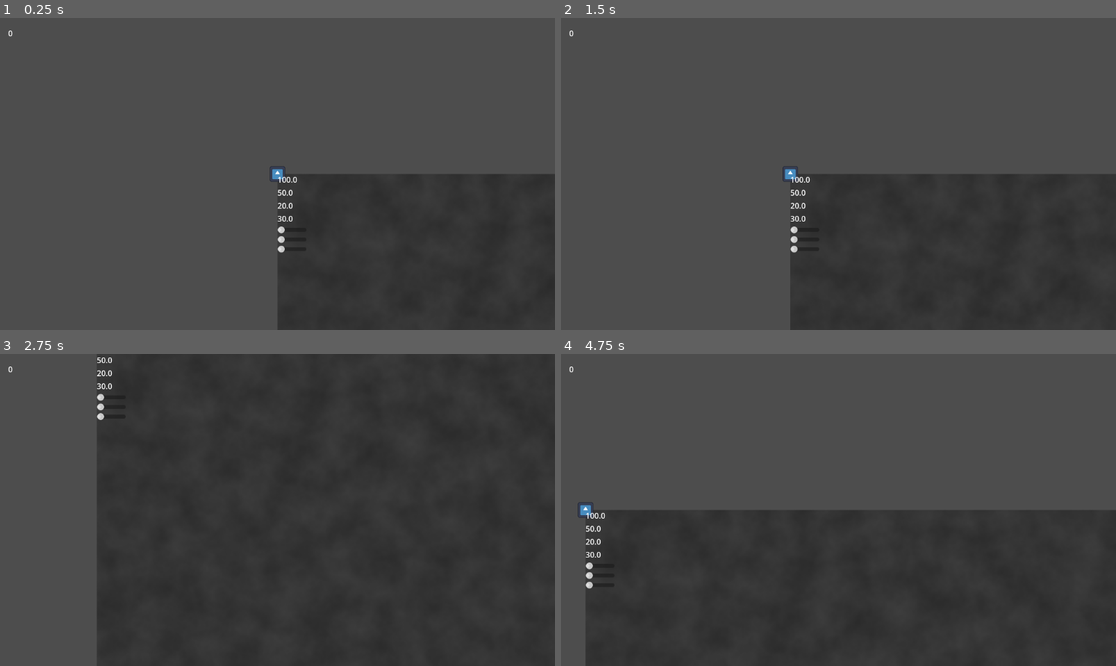
Above: before the commit, frames 1-4 (two rows, left to right).
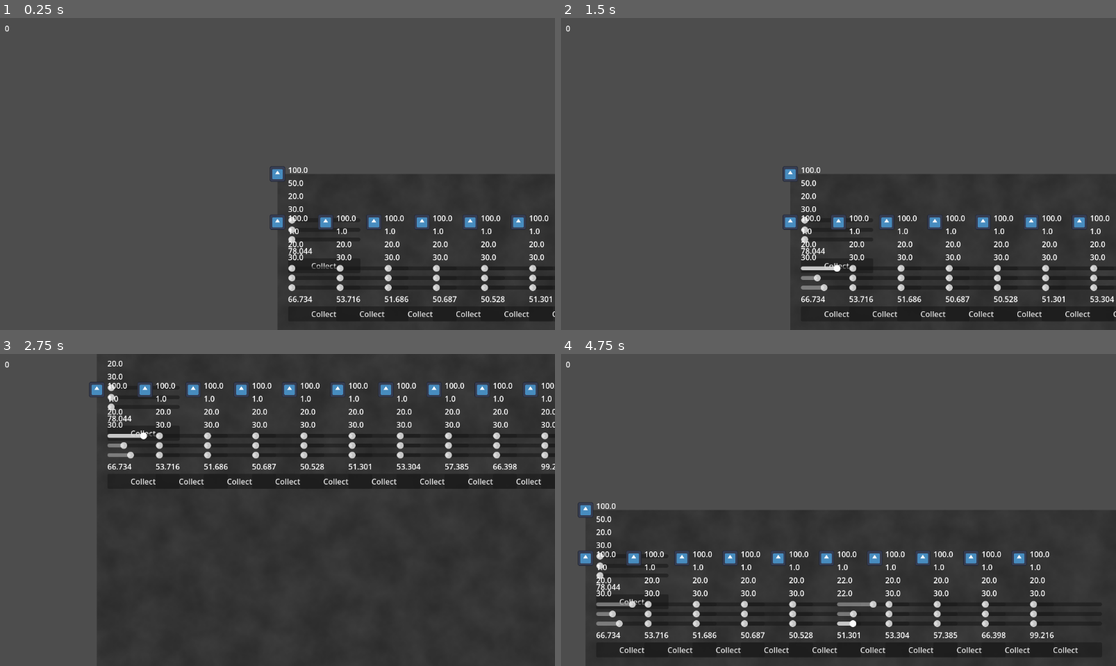
Above: after the commit, the same moments.

Repository: helmasur/conduit_rts
Game: Godot game, scene res://main.tscn
Two runs of this game, one before a commit and one after it. Both use one fixed random seed, a clock stepped at 60 frames per second and the inputs below. The engine's default icon, where the game draws it, is replaced by a stand-in: a white triangle on a blue panel in a dark square.
Inputs (mouse positions are in pixels of both pictures, inside the frame that each line leads up to):
- Up to frame 1 (0.25 s): no input
- Up to frame 2 (1.5 s): click (882, 264) at 0.5 s, where only the run after the commit has a clickable "Collect"; tap Enter at 1.25 s; move the mouse to (960, 158) at 1.27 s; hold D (move_right) from 1.28 s (still down); click (960, 158) at 1.42 s
- Up to frame 3 (2.75 s): move the mouse to (166, 525) at 2.02 s; release D (move_right) at 2.03 s; hold S (move_down) from 2.03 s (still down); click (166, 525) at 2.17 s
- Up to frame 4 (4.75 s): move the mouse to (894, 441) at 2.77 s; release S (move_down) at 2.78 s; hold D (move_right) 2.78-3.53 s; click (894, 441) at 2.92 s; move the mouse to (810, 572) at 3.52 s; hold W (move_up) 3.53-4.28 s; click (810, 572) at 3.67 s; move the mouse to (1005, 556) at 4.27 s; hold A (move_left) from 4.28 s (still down); click (1005, 556) at 4.42 s

The runs differ from the first frame. In frame 1, 2.9% of the frame differs, in the area x 0-100%, y 2-98%; in frame 2, 3.5%; in frame 3, 4.9%; in frame 4, 5.2%, in the area x 0-94%, y 2-98%.

Commit message:
collecting

Diff:
--- a/main.gd
+++ b/main.gd
@@ -7,10 +7,6 @@
 		var camera = $Camera2D
 		var click_pos = camera.get_global_mouse_position()
 		if event.button_index == MouseButton.MOUSE_BUTTON_LEFT:
-			# Hämta musposition i "världskoordinater".
-			# Om du har en Camera2D med custom transform kan du behöva göra:
-			print(click_pos)
-			#var click_pos = event.position
 			_handle_left_click(click_pos)
 
 		elif event.button_index == MouseButton.MOUSE_BUTTON_RIGHT:
@@ -27,15 +23,9 @@
 	var space_state = get_world_2d().direct_space_state
 	var query = PhysicsPointQueryParameters2D.new()
 	query.position = world_pos
-	# Om du vill styra vilka lager du vill träffa:
-	#query.collision_layer = 1
-	#query.collision_mask = 2147483647  # ex. alla lager
-	# query.max_results = 10  # default är 32
 
 	# 3) Kör intersect_point
 	var results = space_state.intersect_point(query)
-	print(results)
-
 	if results.size() > 0:
 		# Ta den första träffen
 		var hit = results[0]
--- a/main.tscn
+++ b/main.tscn
@@ -29,13 +29,15 @@
 [node name="Camera2D" type="Camera2D" parent="."]
 script = ExtResource("2_0xm2m")
 
-[node name="GUI" type="VBoxContainer" parent="Camera2D"]
-offset_left = -559.0
-offset_top = -304.0
-offset_right = -506.0
-offset_bottom = -264.0
+[node name="CanvasLayer" type="CanvasLayer" parent="."]
+
+[node name="GUI" type="VBoxContainer" parent="CanvasLayer"]
+offset_left = 10.0
+offset_top = 10.0
+offset_right = 63.0
+offset_bottom = 50.0
 script = ExtResource("3_h2yge")
 
-[node name="Energy" type="Label" parent="Camera2D/GUI"]
+[node name="Energy" type="Label" parent="CanvasLayer/GUI"]
 layout_mode = 2
 text = "Energy"
--- a/test.gd
+++ b/test.gd
@@ -1,8 +1,14 @@
 extends Node2D
 
 func _ready() -> void:
-	print_tree()
+	get_parent().print_tree()
 	var unit_scene = preload("res://unit.tscn")
 	var unit_one = unit_scene.instantiate()
 	add_child(unit_one)
 	unit_one.build_finished()
+
+	for n in range(10):
+		var unit = unit_scene.instantiate()
+		unit.build_finished()
+		unit.global_position = Vector2(n * 100, 100)
+		add_child(unit)
--- a/unit.gd
+++ b/unit.gd
@@ -19,11 +19,13 @@
 
 var health_current: float
 
+var fsf: float
+
 var mode: ActionMode = ActionMode.FREE
 var mode_timer: float = 0.0
 
-@export var collect_start_time: float = 3.0
-@export var collect_stop_time: float = 2.0
+@export var collect_start_time: float = 0.0
+@export var collect_stop_time: float = 0.0
 @export var base_collect_rate: float = 5.0
 
 # ---- Nya variabler för selektion och rörelse ----
@@ -68,6 +70,7 @@
 	# Mjuk övergång för attribut
 	update_proportions(delta)
 
+	fsf = Utils.calc_free_space_factor(global_position)
 	queue_redraw()
 
 func _draw() -> void:
@@ -188,3 +191,9 @@
 
 func set_destination(pos: Vector2) -> void:
 	destination = pos
+
+func _on_collect_button_pressed() -> void:
+	if mode == ActionMode.FREE:
+		start_collecting()
+	elif mode == ActionMode.COLLECTING:
+		stop_collecting()
--- a/unit.tscn
+++ b/unit.tscn
@@ -20,21 +20,27 @@
 shape = SubResource("RectangleShape2D_ctwoc")
 
 [node name="unit gui" type="VBoxContainer" parent="."]
-offset_right = 60.0
-offset_bottom = 164.0
+offset_left = 22.0
+offset_top = -20.0
+offset_right = 172.0
+offset_bottom = 171.0
 script = ExtResource("3_5wnup")
 
 [node name="E" type="Label" parent="unit gui"]
 layout_mode = 2
+text = "Energy"
 
 [node name="H" type="Label" parent="unit gui"]
 layout_mode = 2
+text = "Health"
 
 [node name="P" type="Label" parent="unit gui"]
 layout_mode = 2
+text = "Power"
 
 [node name="S" type="Label" parent="unit gui"]
 layout_mode = 2
+text = "Speed"
 
 [node name="HSlider" type="HSlider" parent="unit gui"]
 layout_mode = 2
@@ -54,9 +60,18 @@
 step = 0.01
 scrollable = false
 
+[node name="FSF" type="Label" parent="unit gui"]
+layout_mode = 2
+text = "FSF"
+
+[node name="Collect Button" type="Button" parent="unit gui"]
+layout_mode = 2
+text = "Collect"
+
 [connection signal="value_changed" from="unit gui/HSlider" to="." method="_on_h_slider_value_changed"]
 [connection signal="value_changed" from="unit gui/HSlider" to="unit gui" method="_on_h_slider_value_changed"]
 [connection signal="value_changed" from="unit gui/PSlider" to="." method="_on_p_slider_value_changed"]
 [connection signal="value_changed" from="unit gui/PSlider" to="unit gui" method="_on_p_slider_value_changed"]
 [connection signal="value_changed" from="unit gui/SSlider" to="." method="_on_s_slider_value_changed"]
 [connection signal="value_changed" from="unit gui/SSlider" to="unit gui" method="_on_s_slider_value_changed"]
+[connection signal="pressed" from="unit gui/Collect Button" to="." method="_on_collect_button_pressed"]
--- a/unit_gui.gd
+++ b/unit_gui.gd
@@ -10,6 +10,8 @@
 	$H.text = str(round(get_parent().health_current))
 	$P.text = str(round(get_parent().get_attack_value()))
 	$S.text = str(round(get_parent().get_speed_value()))
+	$FSF.text = "%.3f" % get_parent().fsf
+
 
 
 
